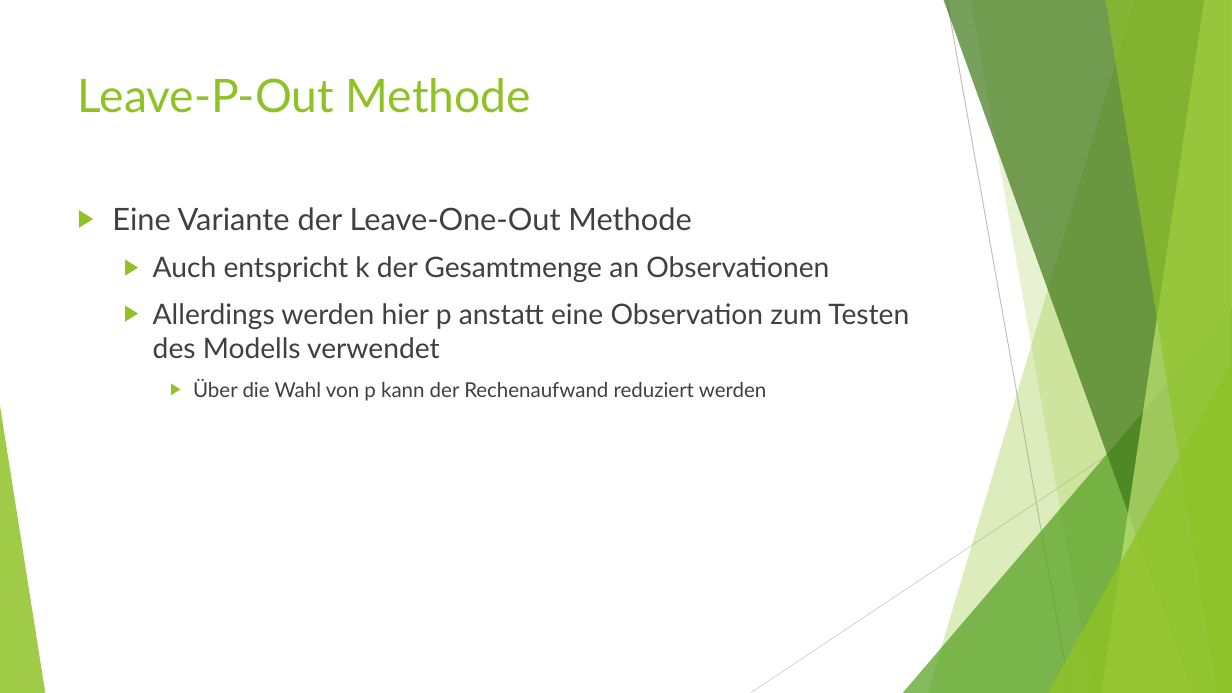
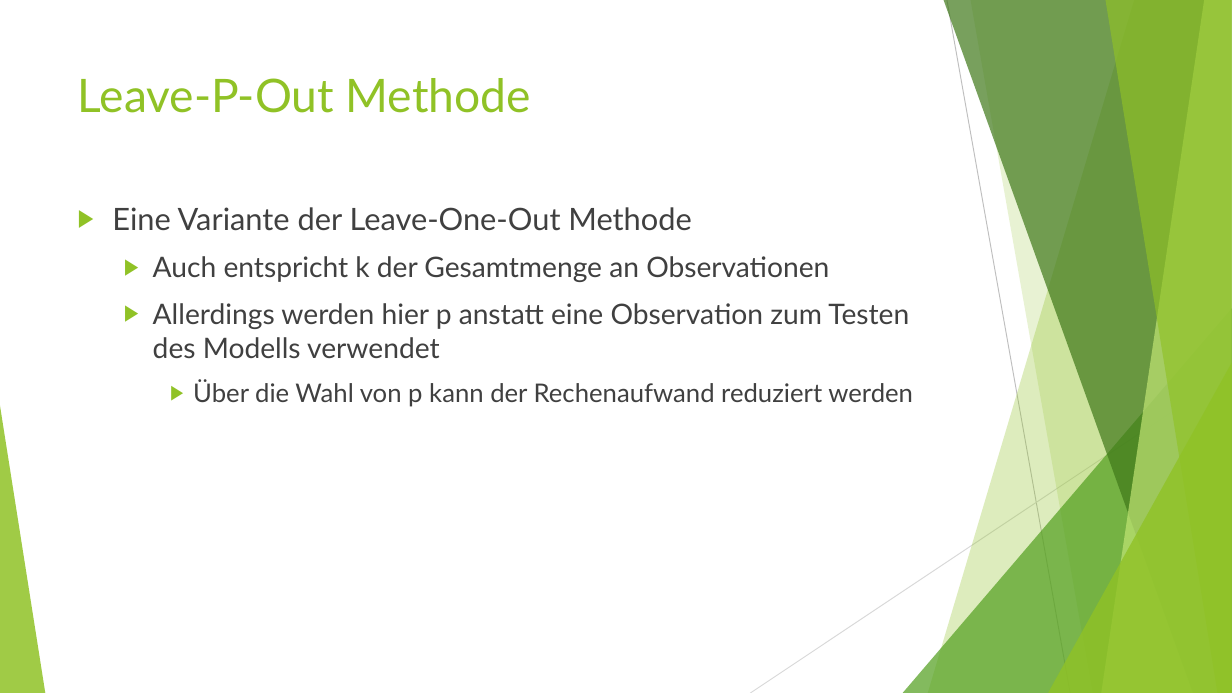
Before and after one commit to Geosoft2/geosoft2-2021, a slide deck: slide 14 of Cross-validation/presentation/Methoden zur Kreuzvalidierung.odp. Drawn at 1232x693 pixels with LibreOffice and Linux fonts; fonts in the diff are those of the drawing. Boxes give left, top, right and bottom in pixels: in the first picture for what was removed or moved away, otherwise in the second. Text is boxed around its words. In the diff, an @@ line names an element or a change of style, - is before the commit and + after.

```diff
--- a/Cross-validation/presentation/Methoden zur Kreuzvalidierung.odp
+++ b/Cross-validation/presentation/Methoden zur Kreuzvalidierung.odp
@@ text at [193, 380, 913, 407]: size 16 to 20 pt in "Über die Wahl von p kann der ..." @@
```
Also in this commit, not shown: 1 other slide changed.
